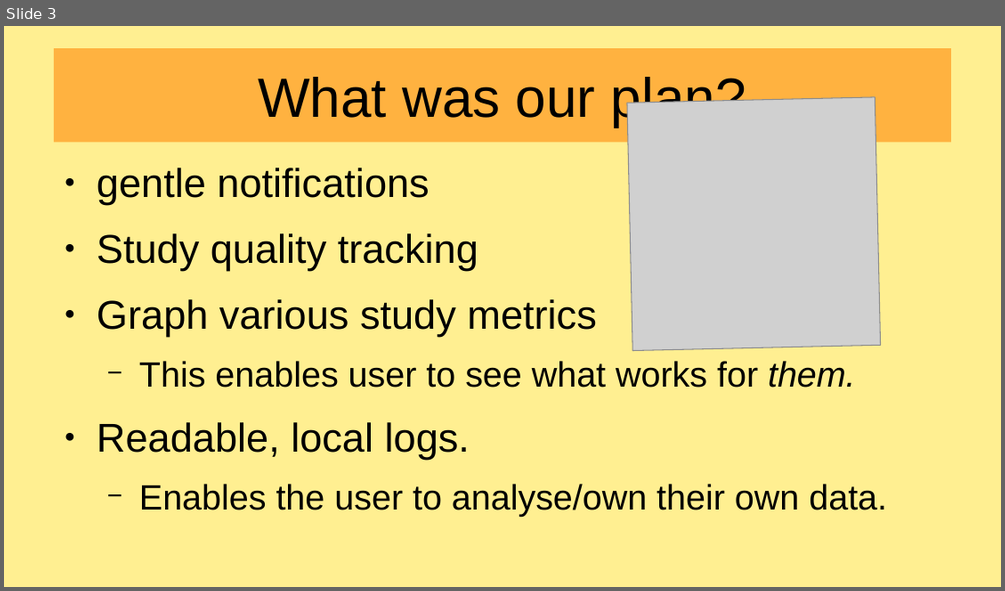
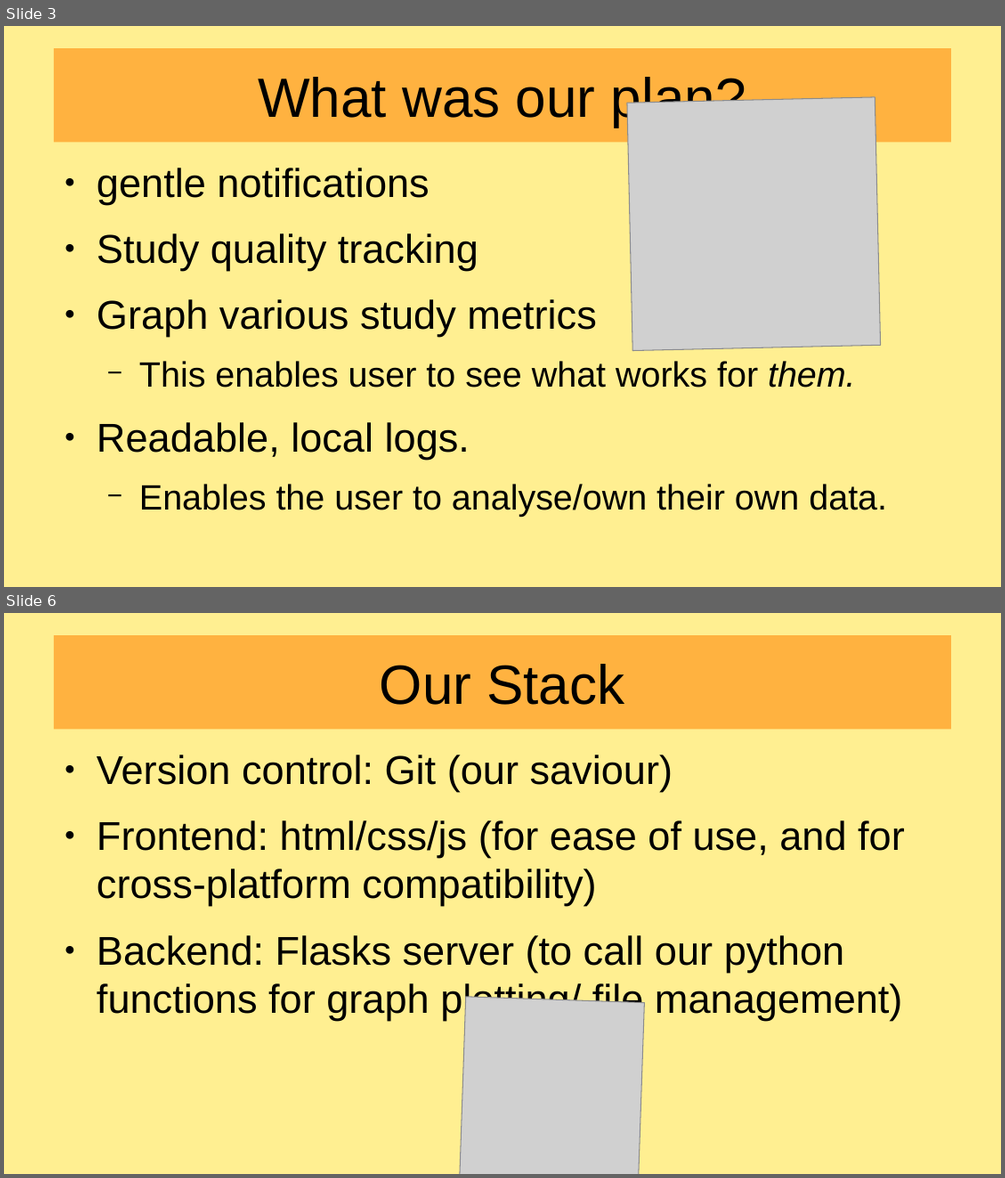
Before and after one commit to awedpotato767/Crazy-cat-people-WiT25, a slide deck: presentation.odp. Shown one above the other, each under a label of ours: slide 3 before the commit, slides 3 and 6 after it; the slides between them are not shown. The pictures are 1005x591 and 1005x1178 pixels, drawn with LibreOffice and Linux fonts; fonts in the diff are those of the drawing; grey boxes stand for pictures. Boxes give left, top, right and bottom in pixels: in the first picture for what was removed or moved away, otherwise in the second. Text is boxed around its words. In the diff, an @@ line names an element or a change of style, - is before the commit and + after.

Commit message:
more progress on presentation, graph gen changes

```diff
--- a/presentation.odp
+++ b/presentation.odp
@@ slide 6 added at (x1=4, y1=613, x2=1001, y2=1174), background #FFEF91 @@
@@ title added at (x1=54, y1=635, x2=951, y2=730), fill #FFB240, 44 pt, text #000000 @@
+Our Stack
@@ text added at (x1=97, y1=755, x2=905, y2=1020), 32 pt, text #000000 @@
+● Version control: Git (our saviour)
+● Frontend: html/css/js (for ease of use, and for cross-platform compatibility)
+● Backend: Flasks server (to call our python functions for graph plotting/ file management)
@@ picture added at (x1=460, y1=997, x2=645, y2=1174) @@
```
Also in this commit, not shown: 1 slide changed, 3 other slides added, 8 other files.
